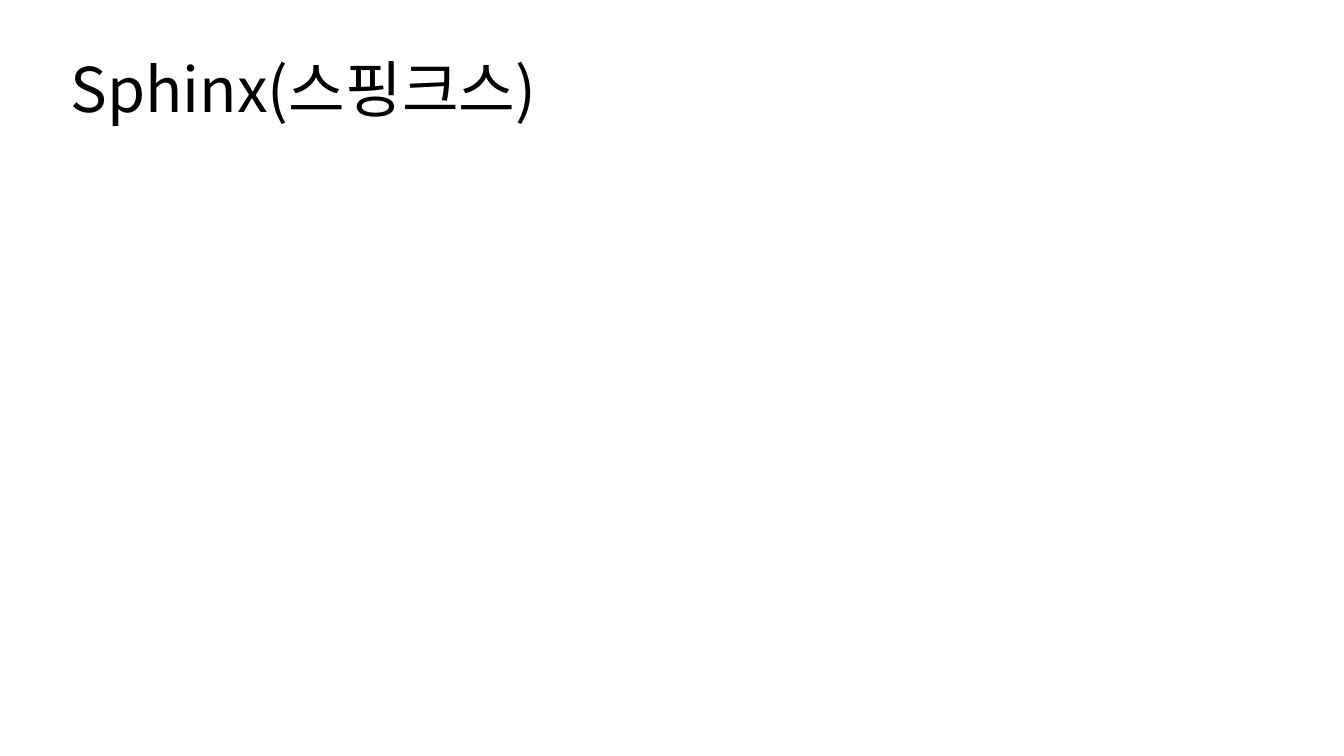
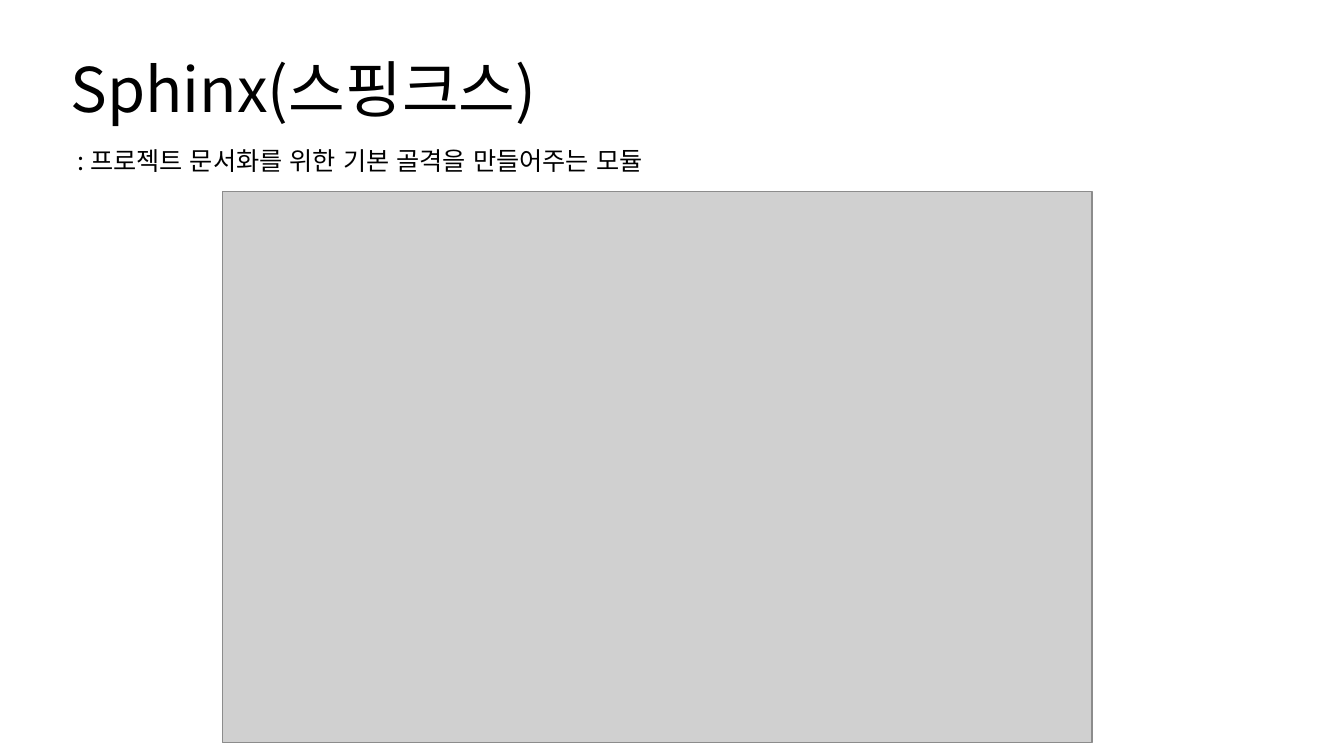
Before and after one commit to JONGSKY/Read-and-Write, a slide deck: slide 5 of chapter_1_소개, 코드 포매팅과 도구/1장_소개자료.pptx. Drawn at 1344x756 pixels with LibreOffice and Linux fonts; fonts in the diff are those of the drawing; grey boxes stand for pictures. Boxes give left, top, right and bottom in pixels: in the first picture for what was removed or moved away, otherwise in the second. Text is boxed around its words. In the diff, an @@ line names an element or a change of style, - is before the commit and + after.

```diff
--- a/chapter_1_소개, 코드 포매팅과 도구/1장_소개자료.pptx
+++ b/chapter_1_소개, 코드 포매팅과 도구/1장_소개자료.pptx
@@ text added at <box>90,149,642,172</box>, 18 pt, text #000000 @@
+: 프로젝트 문서화를 위한 기본 골격을 만들어주는 모듈
@@ picture added at <box>223,192,1093,743</box> @@
```
Also in this commit, not shown: 1 other slide changed, 5 slides added, 4 other files.
